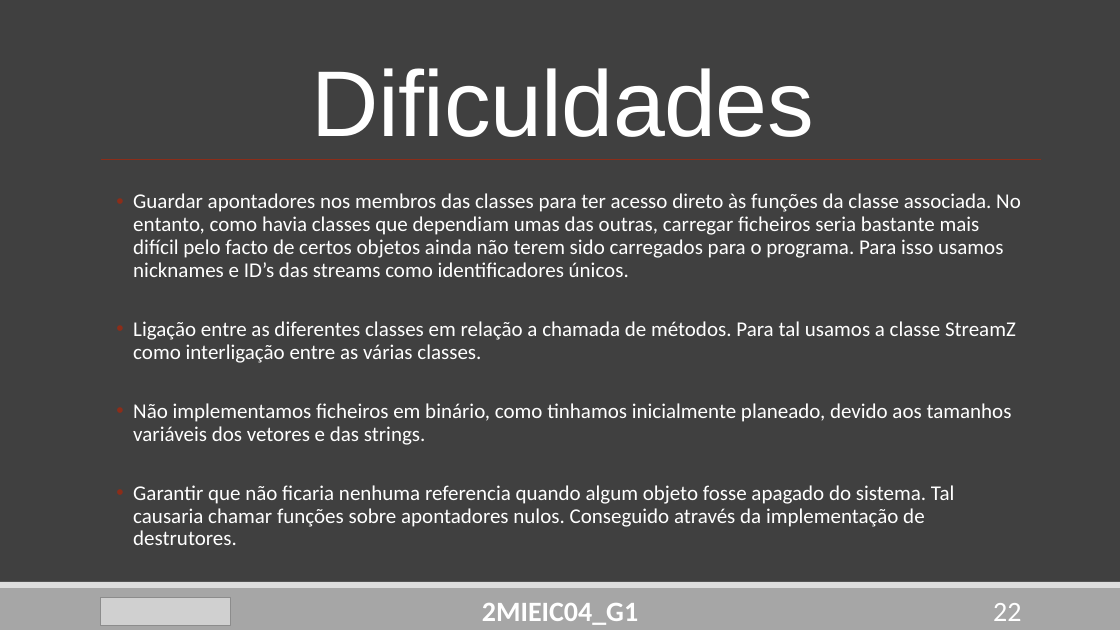
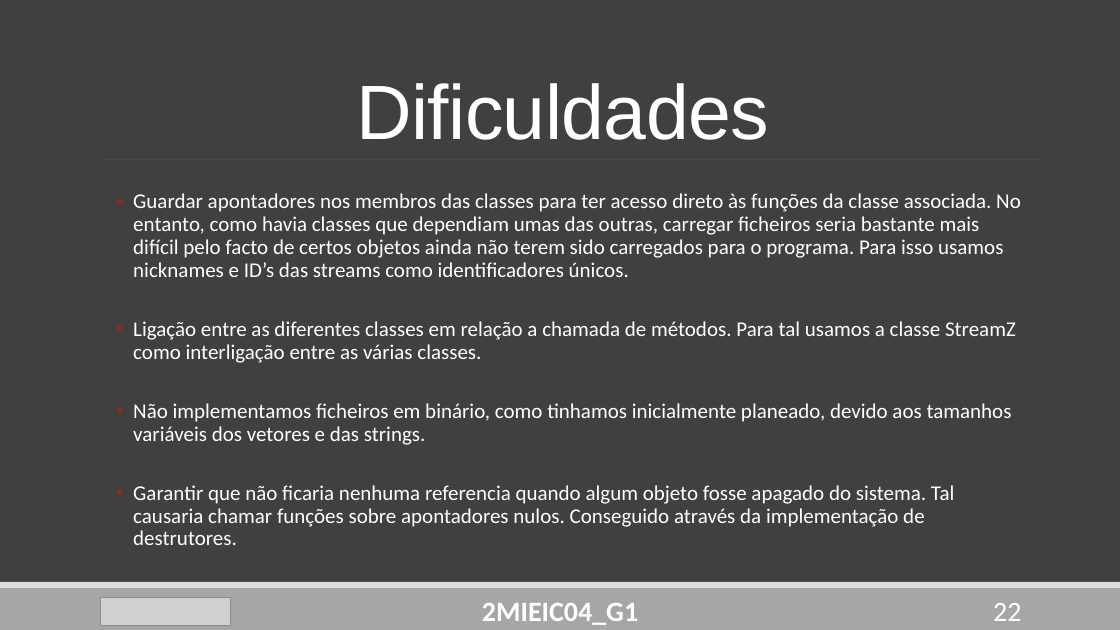
Before and after one commit to DoStini/FEUP-AEDA-proj, a slide deck: slide 22 of StreamZ_Apresentation4.pptx. Drawn at 1120x630 pixels with LibreOffice and Linux fonts; fonts in the diff are those of the drawing; grey boxes stand for pictures. Boxes give left, top, right and bottom in pixels: in the first picture for what was removed or moved away, otherwise in the second. Text is boxed around its words. In the diff, an @@ line names an element or a change of style, - is before the commit and + after.

```diff
--- a/StreamZ_Apresentation4.pptx
+++ b/StreamZ_Apresentation4.pptx
@@ title "Dificuldades" at bbox=[356, 83, 769, 140]: size 80 to 66 pt @@
```
Also in this commit, not shown: 2 other slides changed, 1 slide added.
